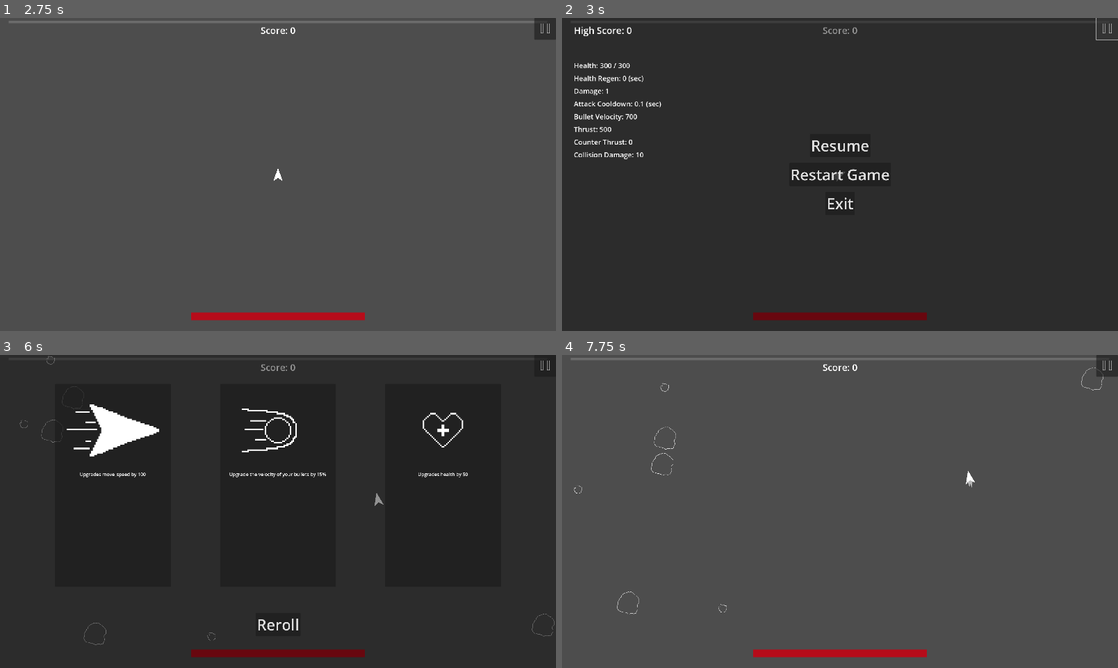
Above: before the commit, frames 1-4 (two rows, left to right).
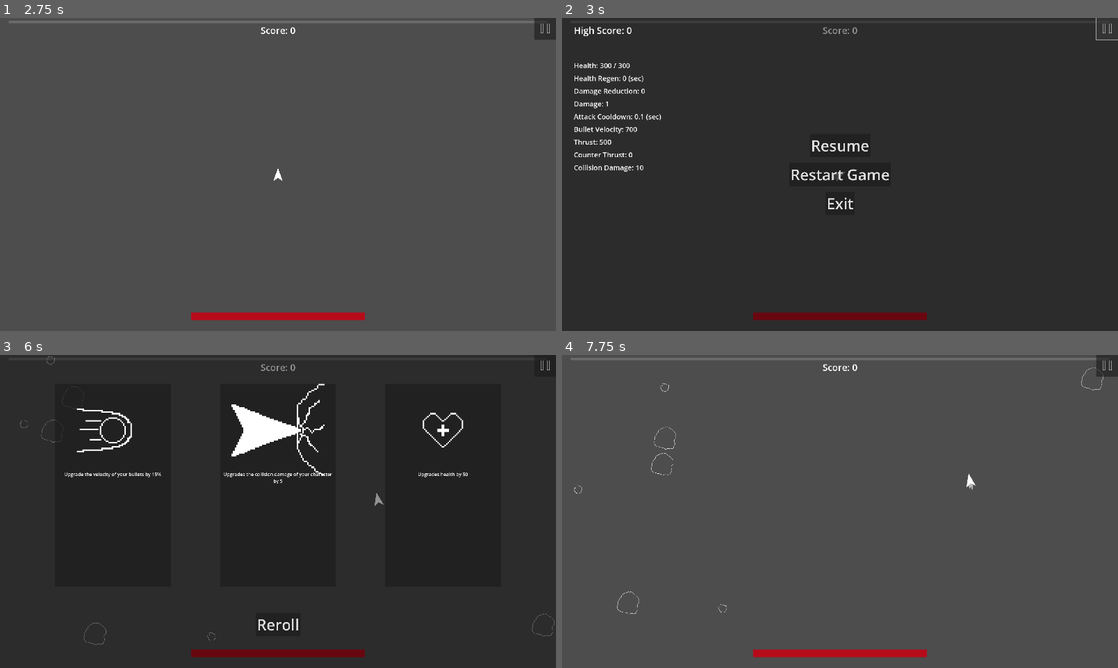
Above: after the commit, the same moments.

Repository: CoilSeb/AsteroidsPersonal
Game: Godot game, scene res://Scenes/Screens/Start Screen/StartScreen.tscn
Two runs of this game, one before a commit and one after it. Both use one fixed random seed, a clock stepped at 60 frames per second and the inputs below.
Inputs (mouse positions are in pixels of both pictures, inside the frame that each line leads up to):
- Up to frame 1 (2.75 s): click "Start Game" at 0.5 s; click "Laser" at 1.25 s; click "Start Game" at 2 s
- Up to frame 2 (3 s): click (1106, 27) at 2.75 s
- Up to frame 3 (6 s): click "Restart Game" at 3.5 s; tap Enter at 4.25 s; move the mouse to (400, 495) at 4.27 s; press the mouse at (400, 495) at 4.28 s; hold D (rotate_right) 4.28-5.03 s; move the mouse to (166, 527) at 5.02 s; release the mouse at (166, 527) at 5.03 s; hold S (move_backward) 5.03-5.78 s; right-click (166, 527) at 5.1 s; move the mouse to (333, 442) at 5.77 s; hold D (rotate_right) from 5.78 s (still down); tap R (reroll) at 5.85 s
- Up to frame 4 (7.75 s): release D (rotate_right) at 6.5 s; click "[center]Upgrades move_speed b…" (after the commit: "[center]Upgrade the velocity …") at 6.5 s; move the mouse to (812, 574) at 7.27 s; hold W (move_forward) from 7.28 s (still down); tap Space (shoot) at 7.35 s

Frame 1 is identical in both runs. In frame 2, 0.8% of the frame differs, in the area x 2-18%, y 22-50%; in frame 3, 2.5%, in the area x 11-60%, y 9-42%; in frame 4, less than 0.1%.

Commit message:
Add damage reduction upgrade and update asteroid damage

Diff:
--- a/Global Scripts/Global.gd
+++ b/Global Scripts/Global.gd
@@ -28,6 +28,7 @@
 	preload("res://Upgrades/Solo_Upgrades/counter_thrust.tres"),
 	preload("res://Upgrades/Solo_Upgrades/health_regen.tres"),
 	preload("res://Upgrades/Solo_Upgrades/bullet_velocity.tres"),
+	preload("res://Upgrades/Solo_Upgrades/damage_reduction.tres"),
 ]
 const REGEN_WITH_DEGEN = preload("res://Upgrades/Combo_Upgradess/regen_with_degen.tres")
 const NO_GUN_ALL_COLLISION = preload("res://Upgrades/Combo_Upgradess/no_gun_all_collision.tres")
--- a/Scenes/Asteroids/Big Asteroid/Big_Asteroid.gd
+++ b/Scenes/Asteroids/Big Asteroid/Big_Asteroid.gd
@@ -12,6 +12,7 @@
 var direction: Vector2
 var max_health = 50
 var health = 50
+var damage = 50
 
 
 func _ready():
--- a/Scenes/Asteroids/Medium Asteroid/Medium_asteroid.gd
+++ b/Scenes/Asteroids/Medium Asteroid/Medium_asteroid.gd
@@ -10,6 +10,7 @@
 var direction: Vector2
 var max_health = 30
 var health = 30
+var damage = 25
 
 
 func _ready():
--- a/Scenes/Asteroids/Small Asteroid/Small_asteroid.gd
+++ b/Scenes/Asteroids/Small Asteroid/Small_asteroid.gd
@@ -8,6 +8,7 @@
 var direction: Vector2
 var max_health = 10
 var health = 10
+var damage = 12.5
 
 
 func _ready():
--- a/Scenes/Bullets/Bullet.tscn
+++ b/Scenes/Bullets/Bullet.tscn
@@ -6,7 +6,7 @@
 [sub_resource type="CircleShape2D" id="CircleShape2D_fw18q"]
 radius = 8.0
 
-[node name="Bullet" type="Area2D"]
+[node name="Bullet" type="Area2D" groups=["weapon"]]
 collision_layer = 2
 collision_mask = 4
 script = ExtResource("1_u54ul")
--- a/Scenes/Laser/laser.tscn
+++ b/Scenes/Laser/laser.tscn
@@ -2,7 +2,7 @@
 
 [ext_resource type="Script" path="res://Scenes/Laser/Laser.gd" id="1_85vll"]
 
-[node name="Laser" type="RayCast2D"]
+[node name="Laser" type="RayCast2D" groups=["weapon"]]
 process_mode = 3
 position = Vector2(0, 540)
 target_position = Vector2(1920, 0)
--- a/Scenes/Player/Player.gd
+++ b/Scenes/Player/Player.gd
@@ -103,19 +103,19 @@
 
 func _on_area_2d_area_entered(area):
 	if area.is_in_group("Big_Asteroid"): #&& immunity_timer.get_time_left() == 0:
-		Ui.update_health(-50 + Global.damage_reduction)
+		Ui.update_health(-area.damage + Global.damage_reduction)
 		area.damage_asteroid(Global.collision_damage)
 		if area.health > 0:
 			velocity *= -0.5
 		#call_deferred("destroy")
 		#immunity_timer.start(1)
 	if area.is_in_group("Medium_Asteroid"): #&& immunity_timer.get_time_left() == 0:
-		Ui.update_health(-25 + Global.damage_reduction)
+		Ui.update_health(-area.damage + Global.damage_reduction)
 		area.damage_asteroid(Global.collision_damage)
 		if area.health > 0:
 			velocity *= -0.5
 	if area.is_in_group("Small_Asteroid"): #&& immunity_timer.get_time_left() == 0:
-		Ui.update_health(-10 + Global.damage_reduction)
+		Ui.update_health(-area.damage + Global.damage_reduction)
 		area.damage_asteroid(Global.collision_damage)
 		if area.health > 0:
 			velocity *= -0.5
@@ -126,10 +126,7 @@
 
 
 func destroy():
+	for weapon in get_tree().get_nodes_in_group("weapon"):
+		weapon.queue_free()
 	queue_free()
 	GameScene.player = false
-
-
-func _on_tree_exiting():
-	if Global.weapon == "Laser":
-		laserInstance.queue_free()
--- a/Scenes/UI/UI.gd
+++ b/Scenes/UI/UI.gd
@@ -85,6 +85,7 @@
 	$PauseMenu/VBoxContainer/Move_Speed_Label.text = "Thrust: " + str(Global.move_speed)
 	$PauseMenu/VBoxContainer/Counter_Thrust_Label.text = "Counter Thrust: " + str(Global.counter_thrust)
 	$PauseMenu/VBoxContainer/Collision_Damage_Label.text = "Collision Damage: " + str(Global.collision_damage)
+	$PauseMenu/VBoxContainer/Damage_Reduction_Label.text = "Damage Reduction: " + str(Global.damage_reduction)
 
 func toggle_pause_menu():
 	get_tree().paused = !get_tree().paused
--- a/Scenes/UI/UI.tscn
+++ b/Scenes/UI/UI.tscn
@@ -372,6 +372,11 @@
 theme_override_font_sizes/font_size = 24
 text = "Health Regen: "
 
+[node name="Damage_Reduction_Label" type="Label" parent="PauseMenu/VBoxContainer"]
+layout_mode = 2
+theme_override_font_sizes/font_size = 24
+text = "Damage Reduction: "
+
 [node name="Damage_Label" type="Label" parent="PauseMenu/VBoxContainer"]
 layout_mode = 2
 theme_override_font_sizes/font_size = 24
--- /dev/null
+++ b/Upgrades/Solo_Upgrades/damage_reduction.tres
@@ -0,0 +1,26 @@
+[gd_resource type="Resource" script_class="upgrade" load_steps=4 format=3 uid="uid://c7fq1vkkarc5n"]
+
+[ext_resource type="Script" path="res://Upgrades/upgrades.gd" id="1_6ron8"]
+
+[sub_resource type="Resource" id="Resource_88u3g"]
+script = ExtResource("1_6ron8")
+upgrade_name = "damage_reduction"
+upgrade_text = "Increase damage reduction by another 3"
+upgrade_value = 3.0
+key_upgrade = null
+
+[sub_resource type="Resource" id="Resource_pd8ey"]
+script = ExtResource("1_6ron8")
+upgrade_name = "damage_reduction"
+upgrade_text = "Increase damage reduction by 3"
+upgrade_value = 3.0
+key_upgrade = null
+next_upgrade = SubResource("Resource_88u3g")
+
+[resource]
+script = ExtResource("1_6ron8")
+upgrade_name = "damage_reduction"
+upgrade_text = "Add a flat damage_reduction of 2 to your player"
+upgrade_value = 2.0
+key_upgrade = null
+next_upgrade = SubResource("Resource_pd8ey")
--- a/Upgrades/upgrades.gd
+++ b/Upgrades/upgrades.gd
@@ -30,11 +30,15 @@
 			counter_thrust()
 		"bullet_velocity":
 			bullet_velocity()
+		"damage_reduction":
+			damage_reduction()
 		"regen_with_degen":
 			regen_with_degen()
 		"no_gun_all_collision":
 			no_gun_all_collision()
 
+func damage_reduction():
+	Global.damage_reduction += upgrade_value
 
 func no_gun_all_collision():
 	Global.can_shoot = false
